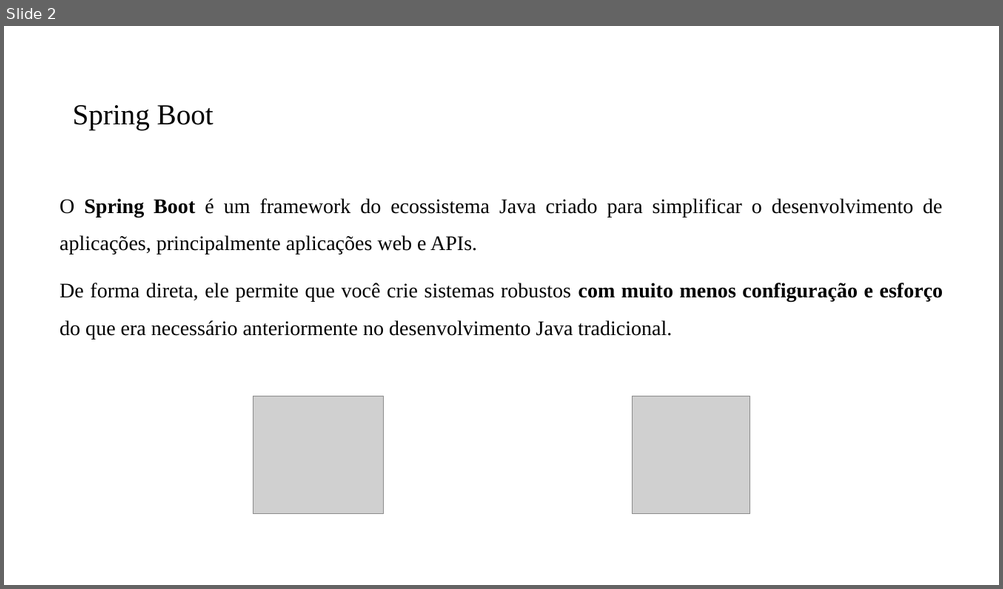
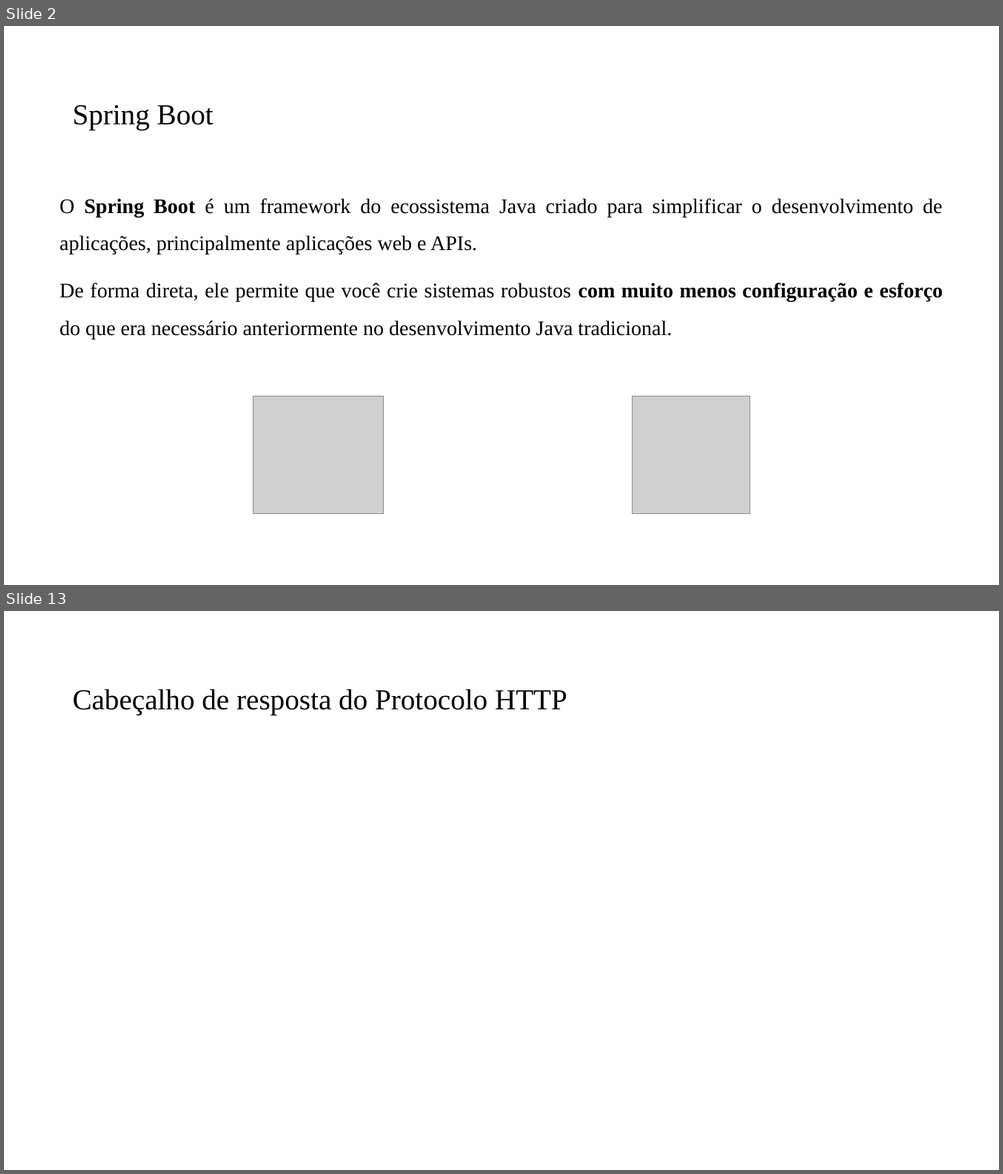
Before and after one commit to PedroMiho/UMC, a slide deck: Projeto de Software e Segurança da Informação - 2026/Projeto de Software/Aula12-Spring Boot/Aula Inaugural - 10 grupos.pptx. Shown one above the other, each under a label of ours: slide 2 before the commit, slides 2 and 13 after it; the slides between them are not shown. The pictures are 1003x589 and 1003x1174 pixels, drawn with LibreOffice and Linux fonts; fonts in the diff are those of the drawing; grey boxes stand for pictures; background and template pictures are left out. Boxes give left, top, right and bottom in pixels: in the first picture for what was removed or moved away, otherwise in the second. Text is boxed around its words. In the diff, an @@ line names an element or a change of style, - is before the commit and + after.

```diff
--- a/Projeto de Software e Segurança da Informação - 2026/Projeto de Software/Aula12-Spring Boot/Aula Inaugural - 10 grupos.pptx
+++ b/Projeto de Software e Segurança da Informação - 2026/Projeto de Software/Aula12-Spring Boot/Aula Inaugural - 10 grupos.pptx
@@ slide 13 added at (4,611,999,1170), background #FFFFFF @@
@@ title added at (73,689,567,715), 28 pt, text #000000 @@
+Cabeçalho de resposta do Protocolo HTTP
```
Also in this commit, not shown: 10 other slides added, 1 slide removed.
